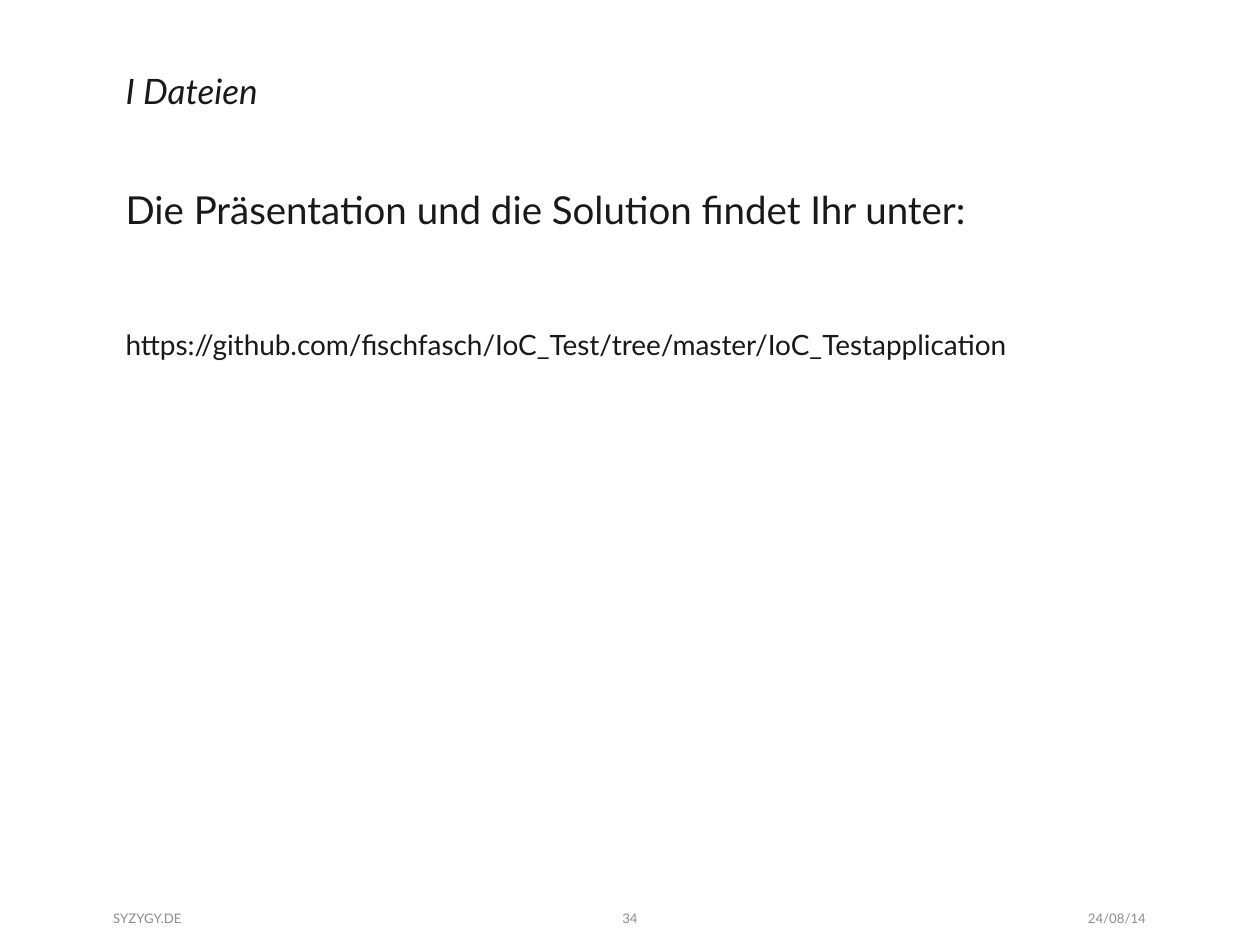
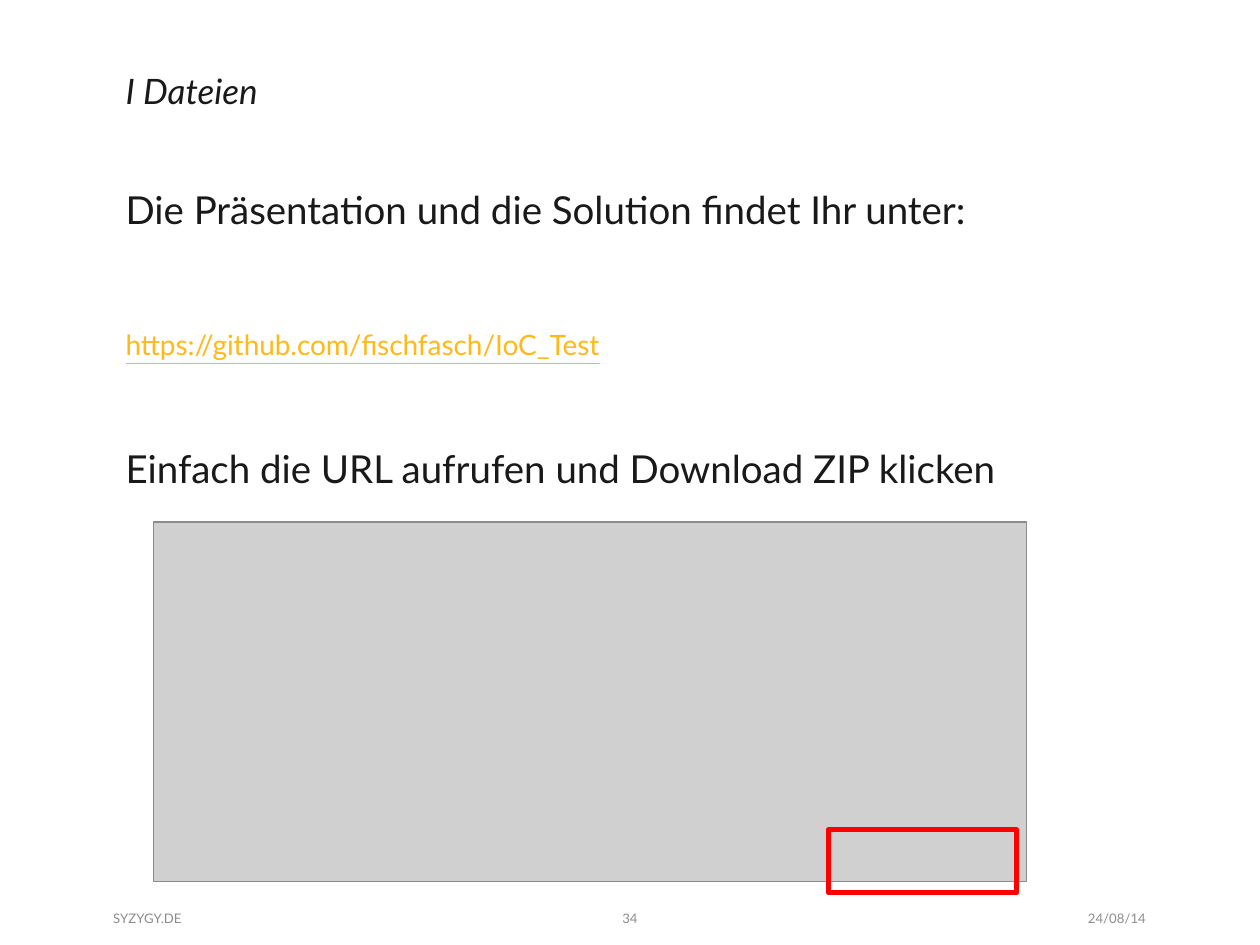
Before and after one commit to fischfasch/IoC_Test, a slide deck: slide 34 of IoC_Testapplication/ConsoleApplication1/_Files/Präsentation.pptx. Drawn at 1260x945 pixels with LibreOffice and Linux fonts; fonts in the diff are those of the drawing; grey boxes stand for pictures. Boxes give left, top, right and bottom in pixels: in the first picture for what was removed or moved away, otherwise in the second. Text is boxed around its words. In the diff, an @@ line names an element or a change of style, - is before the commit and + after.

Commit message:
Präsentation V3

```diff
--- a/IoC_Testapplication/ConsoleApplication1/_Files/Präsentation.pptx
+++ b/IoC_Testapplication/ConsoleApplication1/_Files/Präsentation.pptx
@@ text at (126,334,995,484): text changed; size 16 to 22 pt @@
-https://github.com/fischfasch/IoC_Test/tree/master/IoC_Testapplication
+https://github.com/fischfasch/IoC_Test
+Einfach die URL aufrufen und Download ZIP klicken
@@ picture added at (154,522,1027,881) @@
@@ rectangle added at (828,829,1017,892), outline #FF0000 3 pt @@
```
